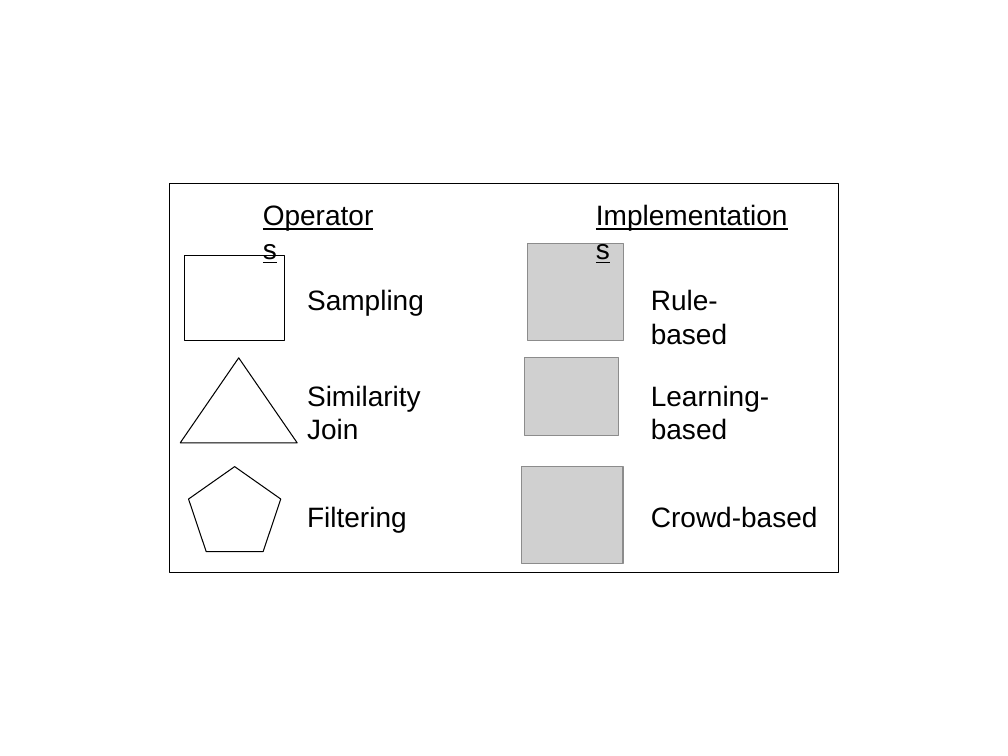
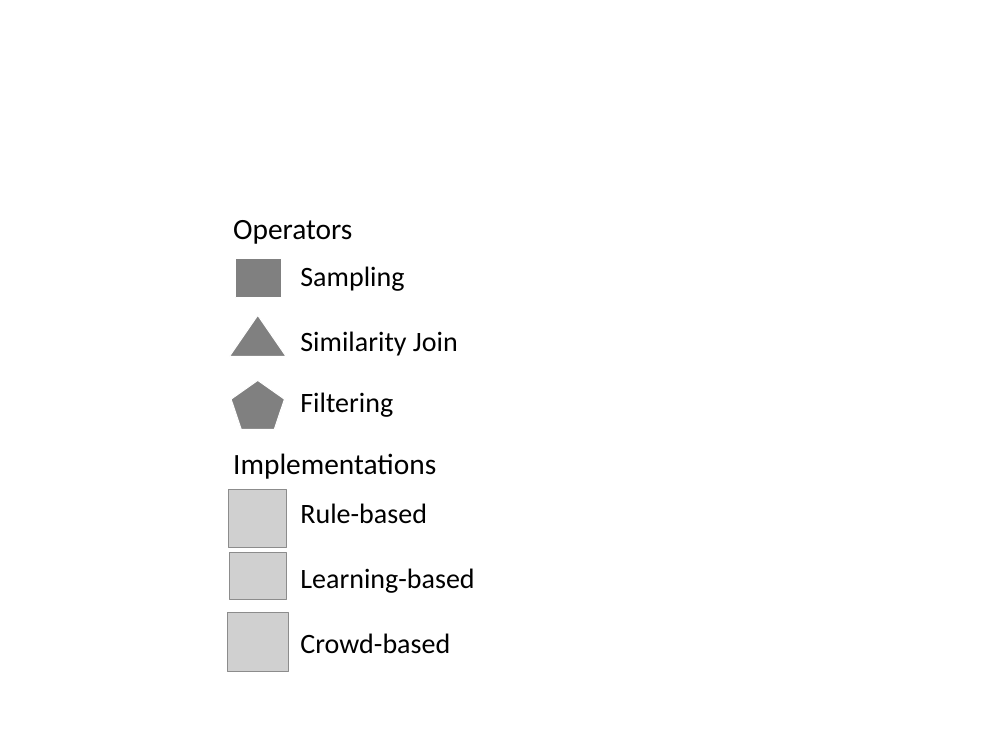
Before and after one commit to sjyk/vldb15-demo, a slide deck: slide 3 of figs/figs.pptx. Drawn at 1008x756 pixels with LibreOffice and Linux fonts; fonts in the diff are those of the drawing; grey boxes stand for pictures. Boxes give left, top, right and bottom in pixels: in the first picture for what was removed or moved away, otherwise in the second. Text is boxed around its words. In the diff, an @@ line names an element or a change of style, - is before the commit and + after.

```diff
--- a/figs/figs.pptx
+++ b/figs/figs.pptx
@@ rectangle removed at (169, 183, 839, 573) @@
@@ text "Operators": place and size @@
-text "Operators" at (253, 193, 392, 237)
+text "Operators" at (233, 220, 352, 244)
@@ text "Operators" at (233, 220, 352, 244): size 20 to 21 pt, font Arial to Calibri, underline off @@
@@ rectangle: place and size @@
-rectangle at (184, 255, 285, 340)
+rectangle at (235, 259, 281, 298)
@@ rectangle at (235, 259, 281, 298): fill none to #808080; outline #000000 0.75 pt to #FFFFFF 0.75 pt @@
@@ text "Sampling": place and size @@
-text "Sampling" at (307, 289, 424, 315)
+text "Sampling" at (300, 266, 404, 291)
@@ triangle at (230, 316, 286, 357): fill none to #808080; outline #000000 0.75 pt to #FFFFFF 0.75 pt @@
@@ triangle: place and size @@
-triangle at (180, 358, 297, 443)
+triangle at (230, 316, 286, 357)
@@ text "Similarity Join": place and size @@
-text "Similarity Join" at (307, 385, 421, 440)
+text "Similarity Join" at (300, 331, 458, 356)
@@ pentagon: place and size @@
-pentagon at (188, 467, 281, 551)
+pentagon at (231, 380, 284, 429)
@@ pentagon at (231, 380, 284, 429): fill #FFFFFF to #808080; outline #000000 0.75 pt to #FFFFFF 0.75 pt @@
@@ text "Filtering": place and size @@
-text "Filtering" at (307, 506, 407, 532)
+text "Filtering" at (300, 392, 393, 417)
@@ text "Implementations" at (233, 453, 436, 479): size 20 to 21 pt, font Arial to Calibri, underline off @@
@@ text "Implementations": place and size @@
-text "Implementations" at (586, 193, 798, 237)
+text "Implementations" at (233, 453, 436, 479)
@@ picture: place and size @@
-picture at (527, 244, 624, 341)
+picture at (229, 489, 287, 547)
@@ text "Rule-based": place and size @@
-text "Rule-based" at (651, 289, 727, 345)
+text "Rule-based" at (300, 503, 427, 524)
@@ picture: place and size @@
-picture at (525, 358, 619, 435)
+picture at (230, 552, 286, 600)
@@ text "Learning-based": place and size @@
-text "Learning-based" at (651, 385, 769, 440)
+text "Learning-based" at (300, 568, 474, 593)
@@ picture: place and size @@
-picture at (522, 467, 623, 563)
+picture at (227, 613, 288, 671)
@@ font Arial to Calibri in 6 elements at (300, 266, 404, 291), (300, 331, 458, 356), (300, 392, 393, 417), (300, 503, 427, 524), (300, 568, 474, 593), (300, 633, 450, 654) @@
@@ text "Crowd-based": place and size @@
-text "Crowd-based" at (651, 506, 818, 528)
+text "Crowd-based" at (300, 633, 450, 654)
```
Also in this commit, not shown: 1 other slide changed, 3 other files.
